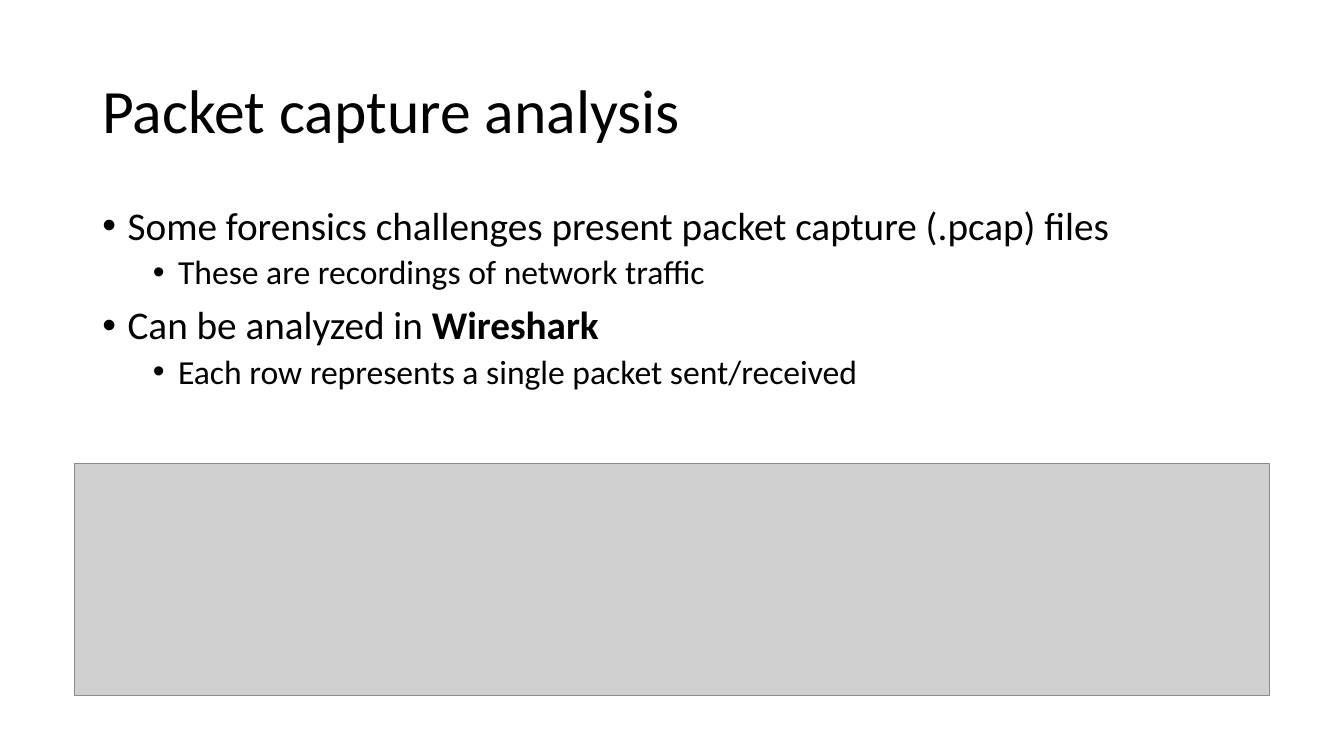
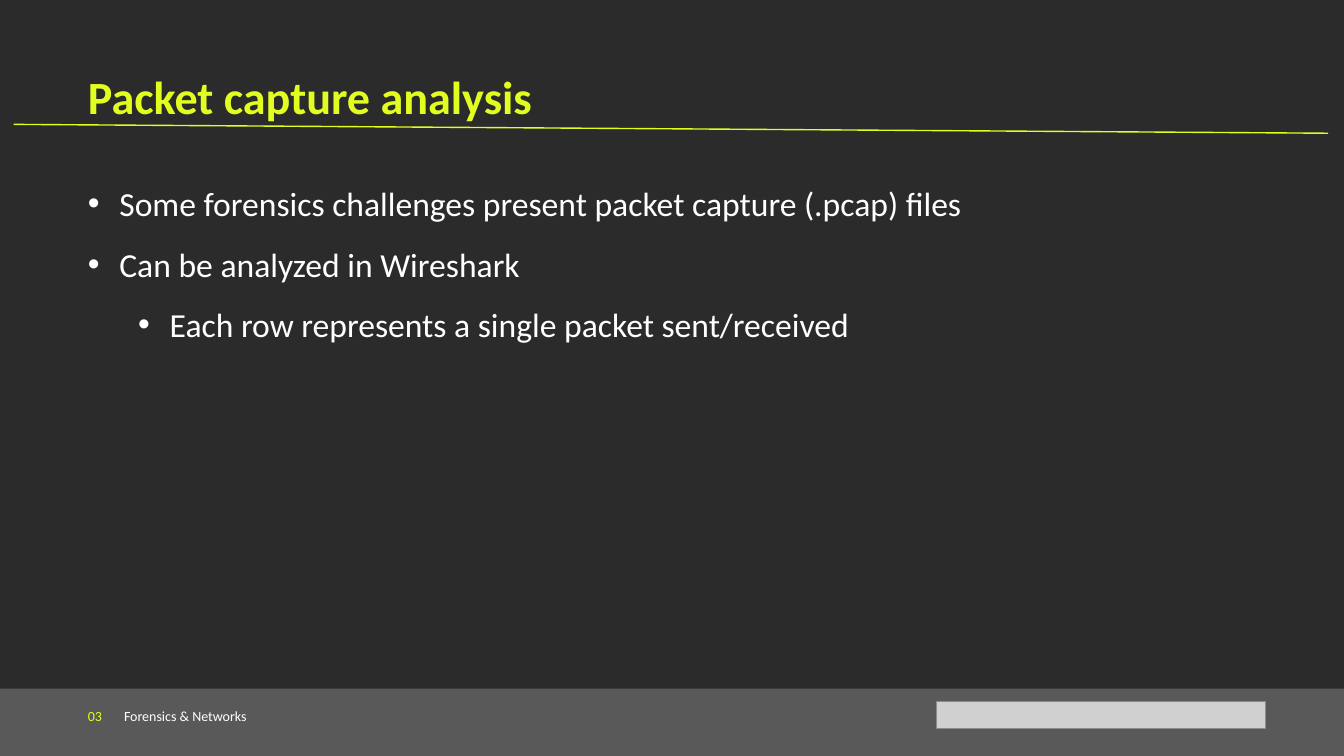
Before and after one commit to Cyanivde/technion-ctf, a slide deck: slide 9 of files/forensics-networks.pptx. Drawn at 1344x756 pixels with LibreOffice and Linux fonts; fonts in the diff are those of the drawing; grey boxes stand for pictures; background and template pictures are left out; a plain dark background stands for a picture behind light text. Boxes give left, top, right and bottom in pixels: in the first picture for what was removed or moved away, otherwise in the second. Text is boxed around its words. In the diff, an @@ line names an element or a change of style, - is before the commit and + after.

```diff
--- a/files/forensics-networks.pptx
+++ b/files/forensics-networks.pptx
@@ background #FFFFFF to picture (left out) @@
@@ text "Packet capture analysis": place and size @@
-text "Packet capture analysis" at [102, 90, 680, 143]
+text "Packet capture analysis" at [88, 81, 532, 126]
@@ text "Packet capture analysis" at [88, 81, 532, 126]: size 44 to 33 pt, text colour #000000 to #E2FE21, bold on; line spacing 0.9 to 1; vertical alignment middle to top @@
@@ line added from (14, 124) to (1329, 133), #E2FE21 1 pt @@
@@ text "Some forensics challenges present packet ...": place and size @@
-text "Some forensics challenges present packet ..." at [128, 211, 1108, 390]
+text "Some forensics challenges present packet ..." at [119, 191, 961, 343]
@@ text "Some forensics challenges present packet ..." at [119, 191, 961, 343]: size 28 to 24 pt in "Some forensics challenges present packet capture (.pcap) ...", "Can be analyzed in Wireshark"; text colour #000000 to #FFFFFF; bold off in "Wireshark"; indent changed; line spacing 0.9 to 1.5; less space between paragraphs @@
@@ text at [178, 260, 704, 290]: paragraph removed @@
-  • These are recordings of network traffic
@@ picture removed at [75, 464, 1270, 696] @@
@@ rectangle added at [0, 689, 1344, 756], fill #595959 @@
@@ text added at [88, 711, 246, 721], 10 pt, text #FFFFFF @@
+03 Forensics & Networks
@@ picture added at [937, 702, 1266, 729] @@
```
Also in this commit, not shown: 11 other slides changed, 3 slides added, 3 slides removed.
